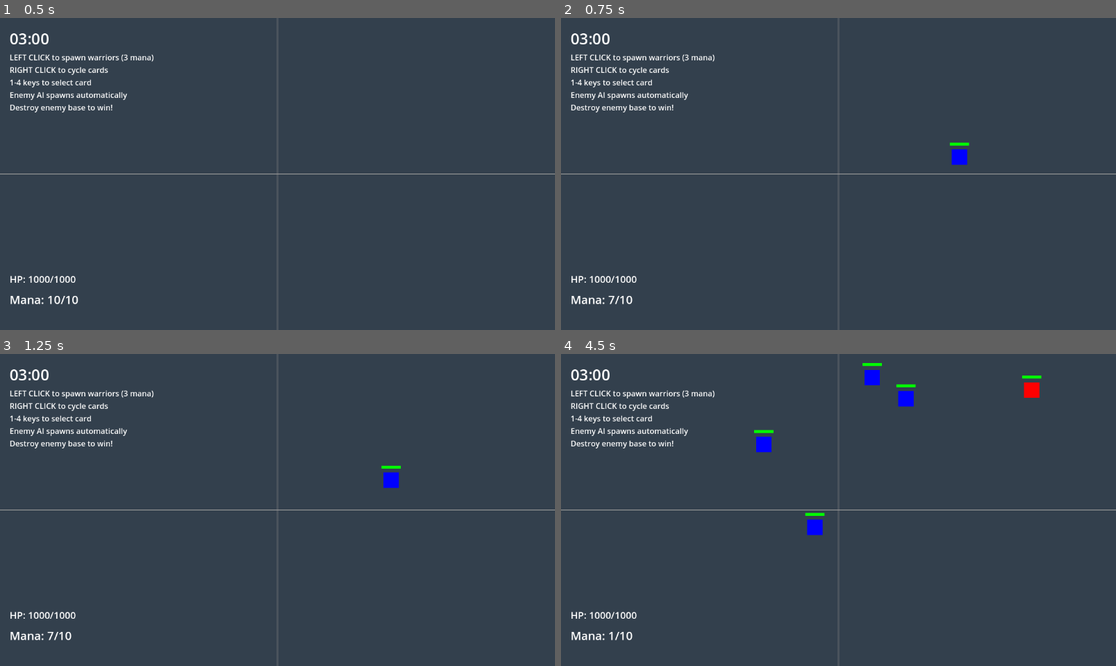
Above: before the commit, frames 1-4 (two rows, left to right).
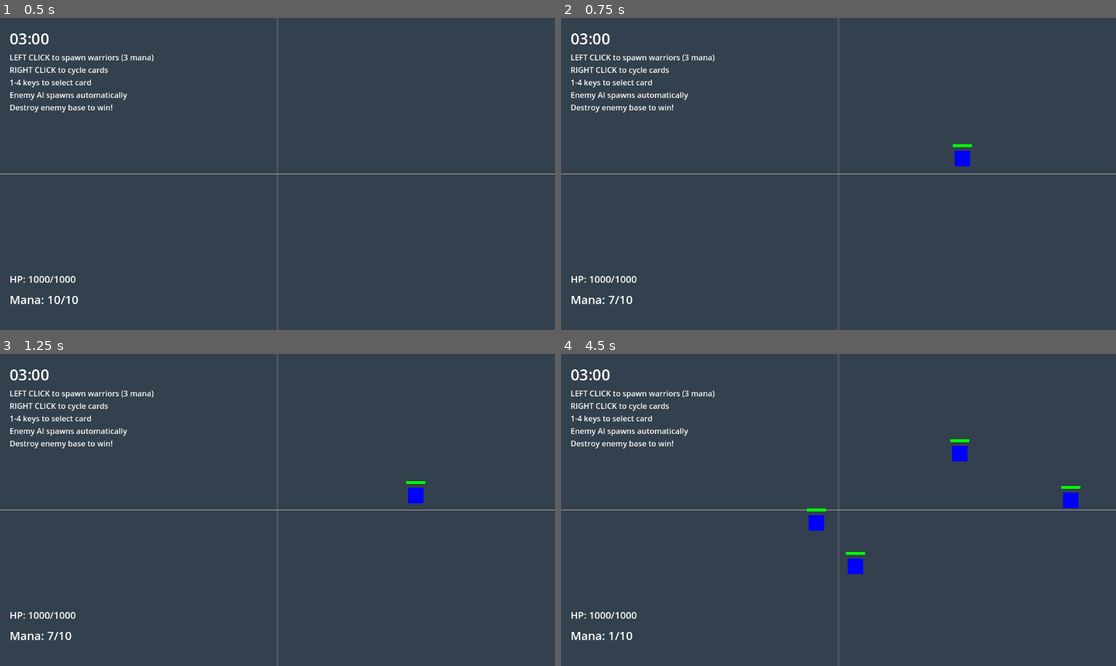
Above: after the commit, the same moments.

Repository: amari-charles/project-summoner
Game: Godot game, scene res://scenes/battlefield/test_game.tscn
Same seed, same stepped clock (60 frames per second), same inputs: the game is played once before the commit and once after it.
Inputs (mouse positions are in pixels of both pictures, inside the frame that each line leads up to):
- Up to frame 1 (0.5 s): no input
- Up to frame 2 (0.75 s): tap Enter at 0.5 s; move the mouse to (960, 158) at 0.52 s; tap 1 at 0.6 s; click (960, 158) at 0.67 s
- Up to frame 3 (1.25 s): no input
- Up to frame 4 (4.5 s): tap Enter every 0.75 s from 1.25 to 4.25 s; move the mouse to (727, 525) at 1.27 s; tap 4 at 1.35, 2.85, 4.35 s; click (727, 525) at 1.42 s; move the mouse to (894, 441) at 2.02 s; tap 1 at 2.1, 3.6 s; click (894, 441) at 2.17 s; move the mouse to (810, 572) at 2.77 s; click (810, 572) at 2.92 s; move the mouse to (1005, 556) at 3.52 s; click (1005, 556) at 3.67 s; move the mouse to (672, 463) at 4.27 s; click (672, 463) at 4.42 s

Frame 1 is identical in both runs. In frame 2, 0.1% of the frame differs, in the area x 69-75%, y 39-48%; in frame 3, 0.4%; in frame 4, 1.5%, in the area x 34-94%, y 2-71%.

Commit message:
Change battlefield orientation from vertical to horizontal
- PlayerSummoner now at left (100, 540)
- EnemySummoner now at right (1820, 540)
- Updated battlefield zones: left blue, right red
- AI spawns on right side (1400-1700 x, 200-880 y)
- Game now plays left-to-right like Clash Royale

Diff:
--- a/scenes/battlefield/battlefield.tscn
+++ b/scenes/battlefield/battlefield.tscn
@@ -18,16 +18,16 @@
 
 [node name="PlayerZone" type="ColorRect" parent="."]
 offset_left = 0.0
-offset_top = 900.0
-offset_right = 1920.0
+offset_top = 0.0
+offset_right = 300.0
 offset_bottom = 1080.0
 color = Color(0.2, 0.4, 0.8, 0.2)
 
 [node name="EnemyZone" type="ColorRect" parent="."]
-offset_left = 0.0
+offset_left = 1620.0
 offset_top = 0.0
 offset_right = 1920.0
-offset_bottom = 180.0
+offset_bottom = 1080.0
 color = Color(0.8, 0.2, 0.2, 0.2)
 
 [node name="GroundLine" type="Line2D" parent="."]
--- a/scenes/battlefield/test_game.tscn
+++ b/scenes/battlefield/test_game.tscn
@@ -15,7 +15,7 @@
 [node name="Battlefield" parent="." instance=ExtResource("1_battlefield")]
 
 [node name="PlayerSummoner" type="Node2D" parent="." groups=["player_summoners", "summoners"]]
-position = Vector2(960, 1020)
+position = Vector2(100, 540)
 script = ExtResource("3_summoner")
 starting_deck = Array[ExtResource("4_75405")]([ExtResource("5_ugy22"), ExtResource("5_ugy22"), ExtResource("5_ugy22"), ExtResource("5_ugy22"), ExtResource("5_ugy22"), ExtResource("5_ugy22"), ExtResource("5_ugy22"), ExtResource("5_ugy22"), ExtResource("5_ugy22"), ExtResource("5_ugy22")])
 
@@ -23,7 +23,7 @@
 script = ExtResource("6_pjcp8")
 
 [node name="EnemySummoner" type="Node2D" parent="." groups=["enemy_summoners", "summoners"]]
-position = Vector2(960, 60)
+position = Vector2(1820, 540)
 script = ExtResource("3_summoner")
 team = 1
 starting_deck = Array[ExtResource("4_75405")]([ExtResource("5_ugy22"), ExtResource("5_ugy22"), ExtResource("5_ugy22"), ExtResource("5_ugy22"), ExtResource("5_ugy22"), ExtResource("5_ugy22"), ExtResource("5_ugy22"), ExtResource("5_ugy22"), ExtResource("5_ugy22"), ExtResource("5_ugy22")])
--- a/scripts/core/simple_ai.gd
+++ b/scripts/core/simple_ai.gd
@@ -43,9 +43,9 @@
 
 	var card_index = playable_cards.pick_random()
 
-	# Play at a random position in enemy territory (upper half of screen)
-	var spawn_x = randf_range(200, 1720)
-	var spawn_y = randf_range(200, 400)
+	# Play at a random position in enemy territory (right side of screen)
+	var spawn_x = randf_range(1400, 1700)  # Right side
+	var spawn_y = randf_range(200, 880)    # Full height range
 	var spawn_pos = Vector2(spawn_x, spawn_y)
 
 	summoner.play_card(card_index, spawn_pos)
